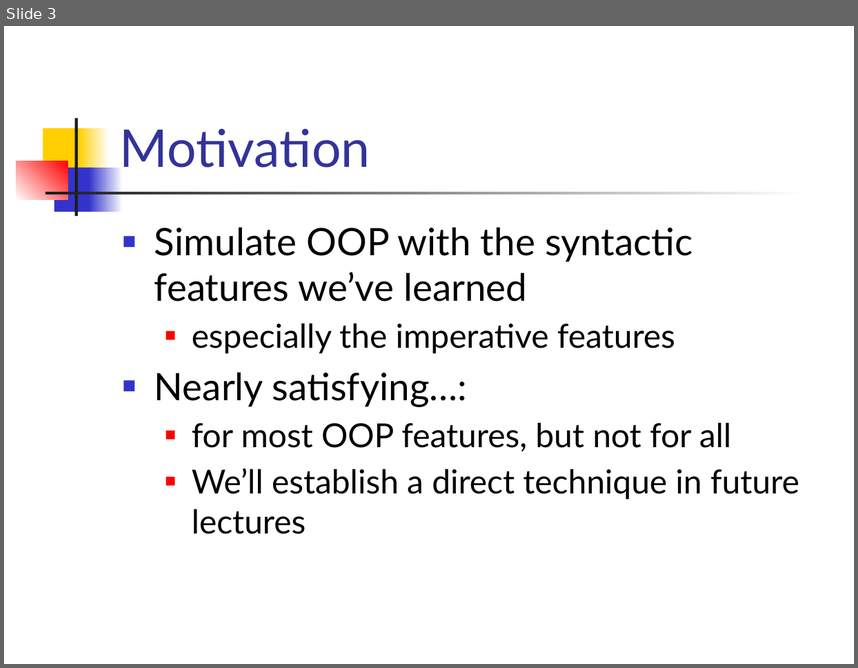
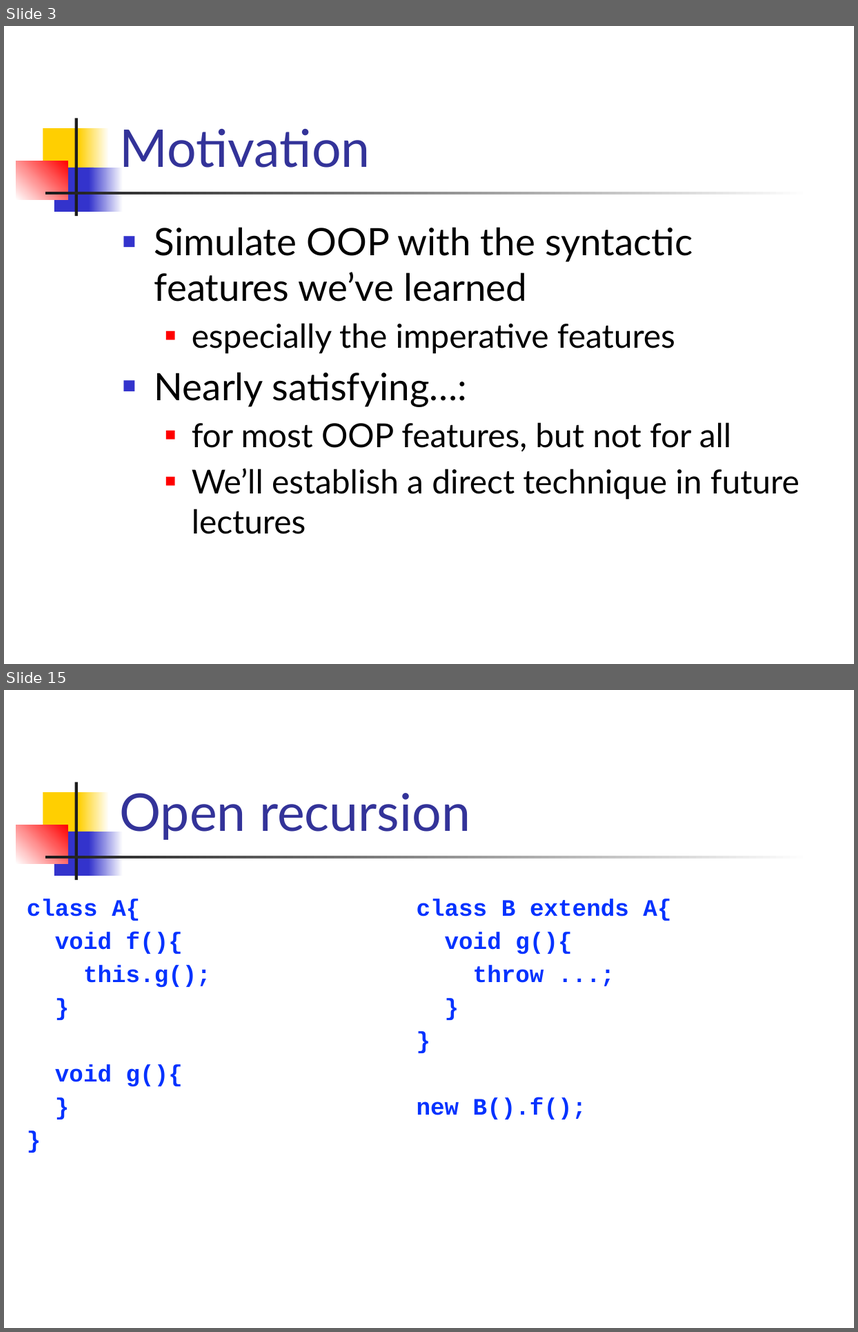
Before and after one commit to csslab-ustc/csslab-ustc.github.io, a slide deck: courses/popl/slides/lec15-imperative-objects.pptx. Shown one above the other, each under a label of ours: slide 3 before the commit, slides 3 and 15 after it; the slides between them are not shown. The pictures are 858x668 and 858x1332 pixels, drawn with LibreOffice and Linux fonts; fonts in the diff are those of the drawing. Boxes give left, top, right and bottom in pixels: in the first picture for what was removed or moved away, otherwise in the second. Text is boxed around its words. In the diff, an @@ line names an element or a change of style, - is before the commit and + after.

```diff
--- a/courses/popl/slides/lec15-imperative-objects.pptx
+++ b/courses/popl/slides/lec15-imperative-objects.pptx
@@ slide 15 added at bbox=[4, 690, 854, 1328], background #FFFFFF; not listed: 7 template elements that a slide beside it also shows @@
@@ title added at bbox=[119, 793, 470, 840], 44 pt, text #333399 @@
+Open recursion
@@ text added at bbox=[27, 898, 211, 1087], 20 pt, text #0432FF, bold @@
+class A{
+void f(){
+this.g();
+}
+void g(){
+}
+}
@@ text added at bbox=[417, 898, 671, 1119], 20 pt, text #0432FF, bold @@
+class B extends A{
+void g(){
+throw ...;
+}
+}
+new B().f();
```
Also in this commit, not shown: 3 slides changed, 23 other slides added, 2 slides removed, 2 other files.
